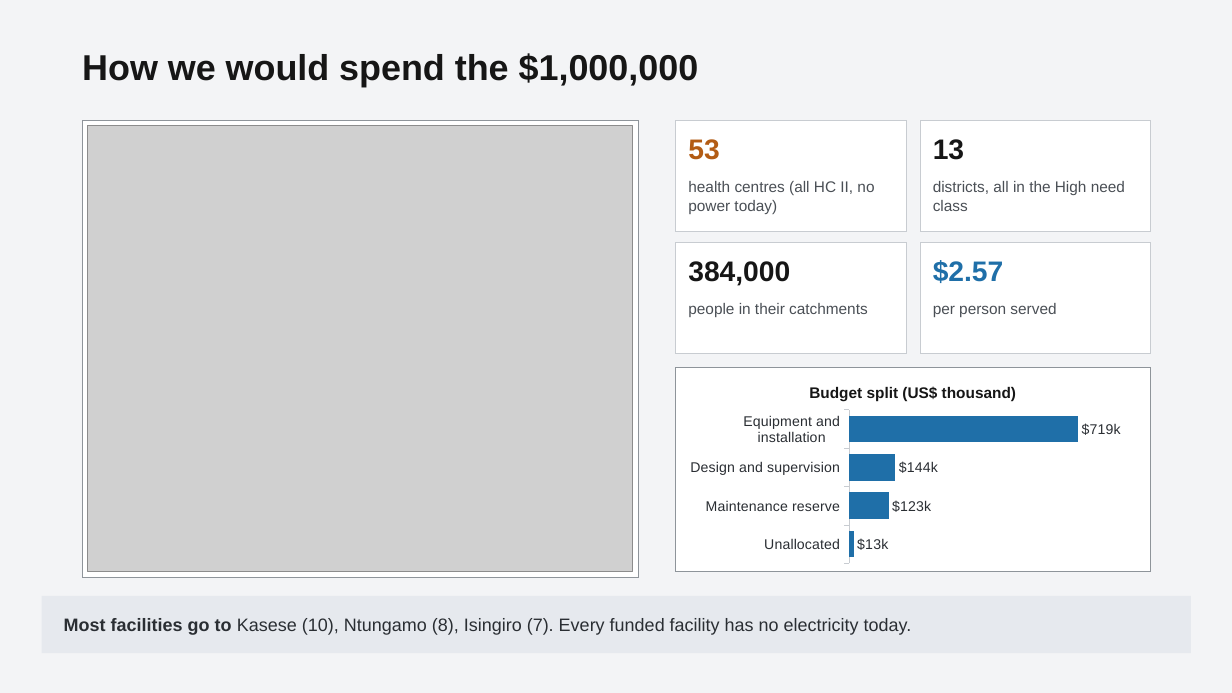
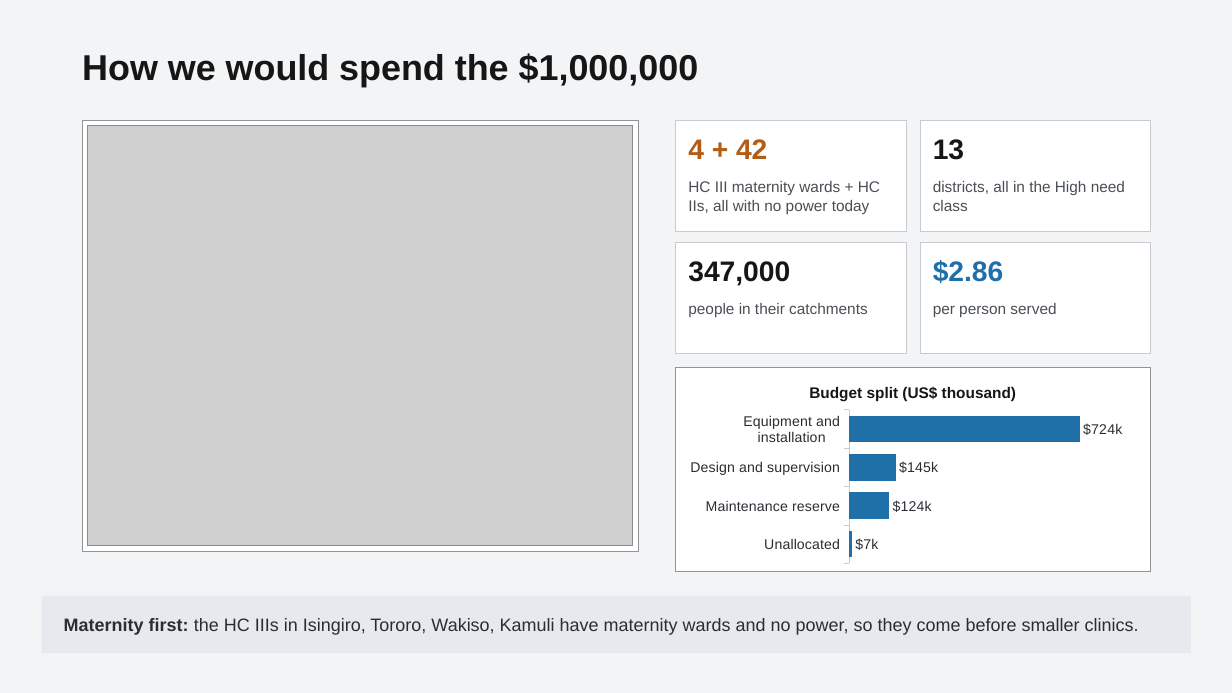
Before and after one commit to chilalaabubakar/EDA, a slide deck: slide 10 of presentation/Case_Study_4_Healthcare_Electrification_Uganda.pptx (slide 9 before the commit). Drawn at 1232x693 pixels with LibreOffice and Linux fonts; fonts in the diff are those of the drawing; grey boxes stand for pictures. Boxes give left, top, right and bottom in pixels: in the first picture for what was removed or moved away, otherwise in the second. Text is boxed around its words. In the diff, an @@ line names an element or a change of style, - is before the commit and + after.

Commit message:
Strengthen answers: maternity-first plan, driver ranks, EAE tool screenshot, recommendations, 4-page report
- Notebook: Uganda health evidence (UDHS 2022), weight reasoning, rank-based drivers of the top five,
  solar (GHI) robustness check, maternity-first plan compared with HC II-only, recommendations section
- tools/eae_check.js also saves a screenshot of the live EAE tool
- Slides (16) and the explainer document updated to match
- New 4-page report in report/

```diff
--- a/presentation/Case_Study_4_Healthcare_Electrification_Uganda.pptx
+++ b/presentation/Case_Study_4_Healthcare_Electrification_Uganda.pptx
@@ rectangle: place and size @@
-rectangle at [82, 120, 639, 578]
+rectangle at [82, 120, 639, 552]
@@ picture: place and size @@
-picture at [88, 126, 633, 572]
+picture at [88, 126, 633, 546]
@@ text at [688, 139, 767, 159]: text changed @@
-53
+4 + 42
@@ text at [688, 181, 880, 214]: text changed @@
-health centres (all HC II, no power today)
+HC III maternity wards + HC IIs, all with no power today
@@ text at [688, 261, 790, 286]: text changed @@
-384,000
+347,000
@@ text at [933, 260, 1003, 283]: text changed @@
-$2.57
+$2.86
@@ bar chart at [681, 372, 1145, 567] @@
-Series 1: 13, 123, 144, 719
+Series 1: 7, 124, 145, 724
@@ text at [64, 618, 1139, 635]: text changed @@
-Most facilities go to Kasese (10), Ntungamo (8), Isingiro (7). Every funded facility has no electricity today.
+Maternity first: the HC IIIs in Isingiro, Tororo, Wakiso, Kamuli have maternity wards and no power, so they come before smaller clinics.
```
Also in this commit, not shown: 10 other slides changed, 2 slides added, 22 other files.
